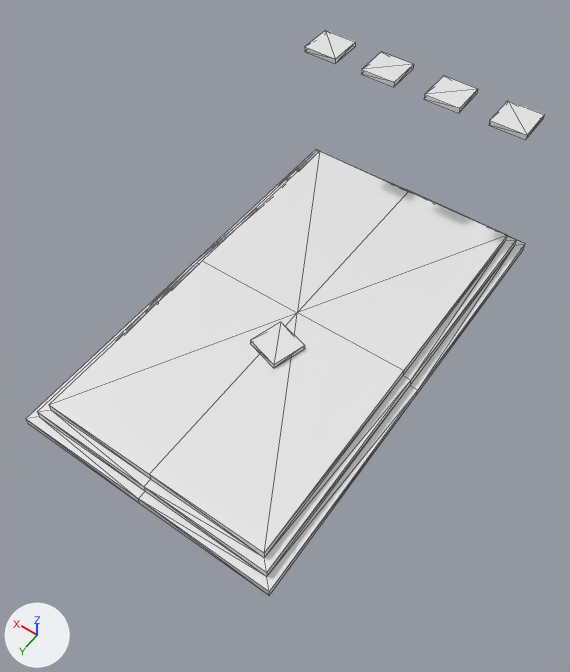
A saved change to the COLLADA model art/meshes/props/temple_unfinished_03.dae.
Rendered twice from a camera (50 mm lens) standing at (-0.435, 0.642, 0.974) and looking at (-0.028, 0.072, 0.078). The axes (+X, +Y, +Z) are drawn at lower left. The lights are the same throughout. Mesh edges are drawn as thin lines. Materials are left out; every surface is plain grey.

In view in the first picture: 'unfinished_temple_base_2'.
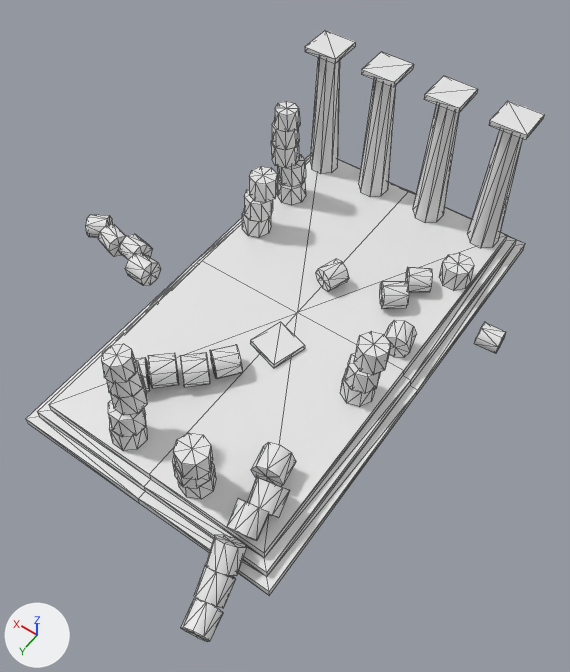
Commit message: Much improved Unfinished Greek Temple ruins models

Pixel boxes (x1, y1, x2, y2) of what changed, in the pictures (570 x 672 px; the box of a moved part takes in the faces that stretch with it):
'unfinished_temple_base_2', reshaped, moved, turned, rescaled: before (26, 30, 544, 596); after (26, 30, 544, 642)
part 1 of me_doric_capital_05mesh_003, moved or reshaped: before (424, 76, 478, 113); after (489, 101, 544, 140)
part 2 of me_doric_capital_05mesh_003, moved or reshaped: before (98, 149, 515, 586); after (98, 154, 515, 586)
part 3 of me_doric_capital_05mesh_003, moved or reshaped: before (489, 101, 544, 140); after (424, 76, 478, 113)
part 4 of me_doric_capital_05mesh_003, moved or reshaped: before (361, 52, 414, 87); after (305, 30, 355, 63)
part 5 of me_doric_capital_05mesh_003, added: after (86, 57, 523, 642)

Diff of the bpy script that builds the scene:
```diff
--- a/art/meshes/props/temple_unfinished_03.dae.py
+++ b/art/meshes/props/temple_unfinished_03.dae.py
@@ me_doric_capital_05mesh_003 @@
 # used by ob_unfinished_temple_base_2; location = (-0.65, 0.085, 0.0); rotation_euler = (0.0, 0.0, 1.571), in degrees (0, 0, 90); scale = (0.0254, 0.0254, 0.0254)
-me_doric_capital_05mesh_003.from_pydata(...)  # 89 vertices, 138 faces; spans x -17.8..11.1, y -34.1..-17.1, z 0.0..11.0
+me_doric_capital_05mesh_003.from_pydata(...)  # 849 vertices, 1398 faces; spans x -0.3..0.3, y -0.8..0.0, z 0.0..0.2
+# me_doric_capital_05mesh_003 part 1: the loose piece of 8 vertices spanning x -16.7..-14.5, y -24.6..-22.3, z 10.7..11.0 is scaled about its middle by 0.0231, then moved by (15.8, 23.4, -10.7)
+# me_doric_capital_05mesh_003 part 2: the loose piece of 49 vertices spanning x -17.8..11.1, y -34.1..-17.1, z 0.0..1.6 is turned -90 degrees about the z axis through its middle and scaled by 0.0231, then moved by (3.4, 25.3, -0.8)
+# me_doric_capital_05mesh_003 part 3: the loose piece of 8 vertices spanning x -16.7..-14.5, y -20.5..-18.2, z 10.7..11.0 is turned -180 degrees about the z axis through its middle and scaled by 0.0231, then moved by (15.7, 19.3, -10.7)
+# me_doric_capital_05mesh_003 part 4: the loose piece of 8 vertices spanning x -16.7..-14.5, y -28.9..-26.6, z 10.7..11.0 is scaled about its middle by 0.0231, then moved by (15.5, 27.7, -10.7)
+# me_doric_capital_05mesh_003 part 5: 760 vertices added at x -0.3..0.3, y -0.8..0.0, z 0.0..0.2
@@ ob_unfinished_temple_base_2 @@
 ob_unfinished_temple_base_2 = bpy.data.objects.new('unfinished_temple_base_2', me_doric_capital_05mesh_003)
-ob_unfinished_temple_base_2.location = (-0.65, 0.085, 0.0)
-ob_unfinished_temple_base_2.rotation_euler = (0.0, 0.0, 1.571)  # degrees (0, 0, 90)
-ob_unfinished_temple_base_2.scale = (0.0254, 0.0254, 0.0254)
+ob_unfinished_temple_base_2.location = (0.045, -0.374, 0.043)
+ob_unfinished_temple_base_2.rotation_euler = (0.0, 0.0, 3.142)  # degrees (0, 0, 180)
+ob_unfinished_temple_base_2.scale = (1.1, 1.1, 1.1)
```
